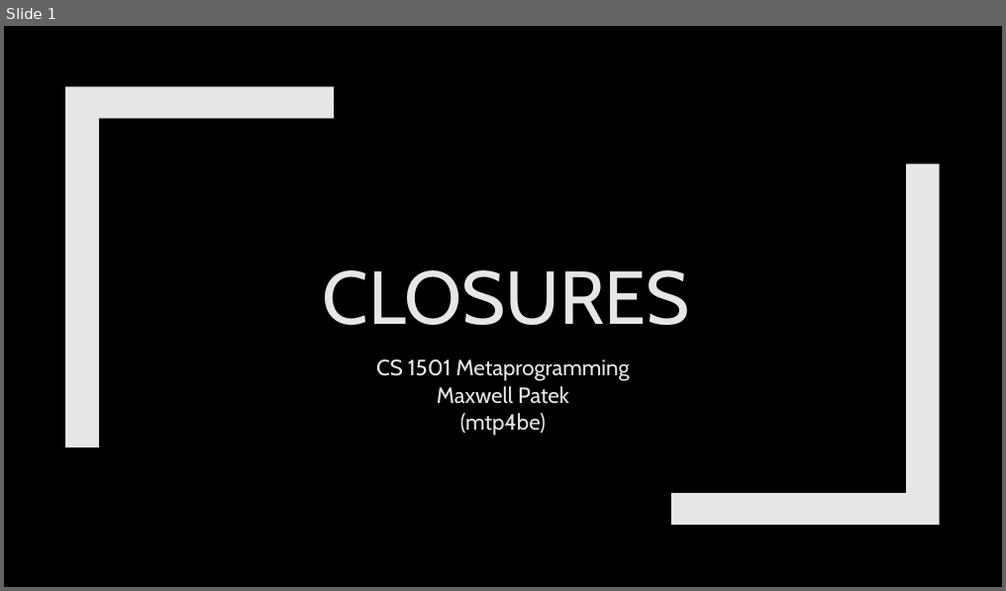
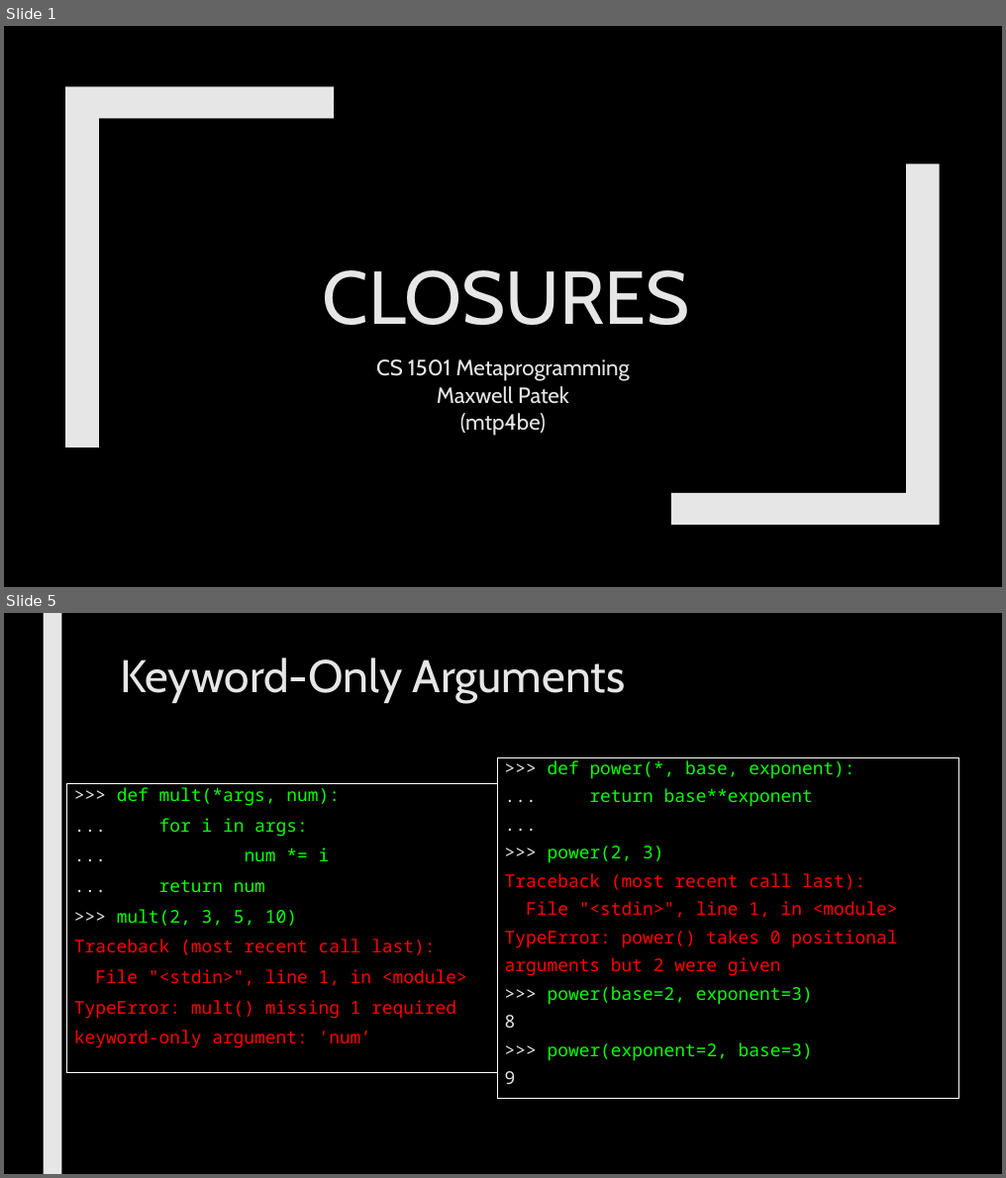
Before and after one commit to max7patek/metaprogramming, a slide deck: slides/03-Closures.pptx. Shown one above the other, each under a label of ours: slide 1 before the commit, slides 1 and 5 after it; the slides between them are not shown. The pictures are 1006x591 and 1006x1178 pixels, drawn with LibreOffice and Linux fonts; fonts in the diff are those of the drawing. Boxes give left, top, right and bottom in pixels: in the first picture for what was removed or moved away, otherwise in the second. Text is boxed around its words. In the diff, an @@ line names an element or a change of style, - is before the commit and + after.

```diff
--- a/slides/03-Closures.pptx
+++ b/slides/03-Closures.pptx
@@ slide 5 added at [4, 613, 1002, 1174], background #000000 @@
@@ rectangle added at [43, 613, 61, 1174], fill #E7E6E6 @@
@@ title added at [120, 658, 626, 702], 44 pt, text #E7E6E6 @@
+Keyword-Only Arguments
@@ rectangle added at [497, 759, 959, 1099], outline #FFFFFF 0.75 pt, 17 pt, text #FF0000 @@
+>>> def power(*, base, exponent):
+... return base**exponent
+...
+>>> power(2, 3)
+Traceback (most recent call last):
+File "<stdin>", line 1, in <module>
+TypeError: power() takes 0 positional
+arguments but 2 were given
+>>> power(base=2, exponent=3)
+8
+>>> power(exponent=2, base=3)
+9
@@ rectangle added at [67, 783, 497, 1073], outline #FFFFFF 0.75 pt, 17 pt, text #FF0000 @@
+>>> def mult(*args, num):
+... for i in args:
+... num *= i
+... return num
+>>> mult(2, 3, 5, 10)
+Traceback (most recent call last):
+File "<stdin>", line 1, in <module>
+TypeError: mult() missing 1 required
+keyword-only argument: 'num’
```
Also in this commit, not shown: 2 slides changed, 9 other slides added, 5 slides removed.
